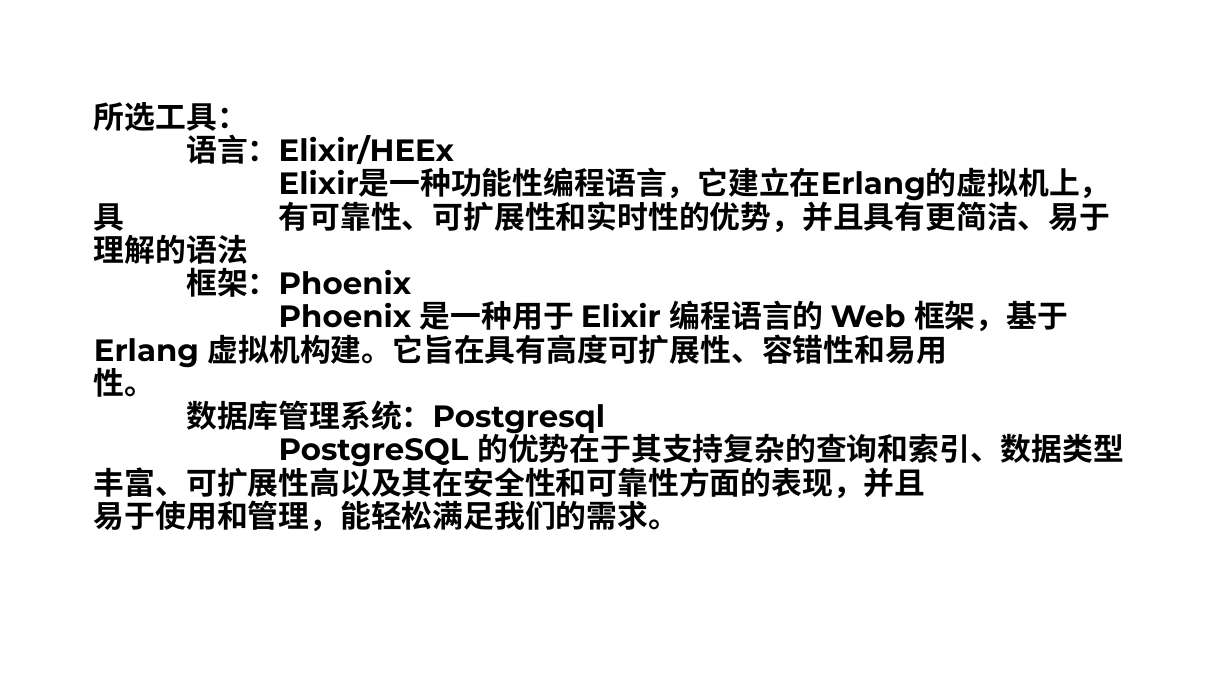
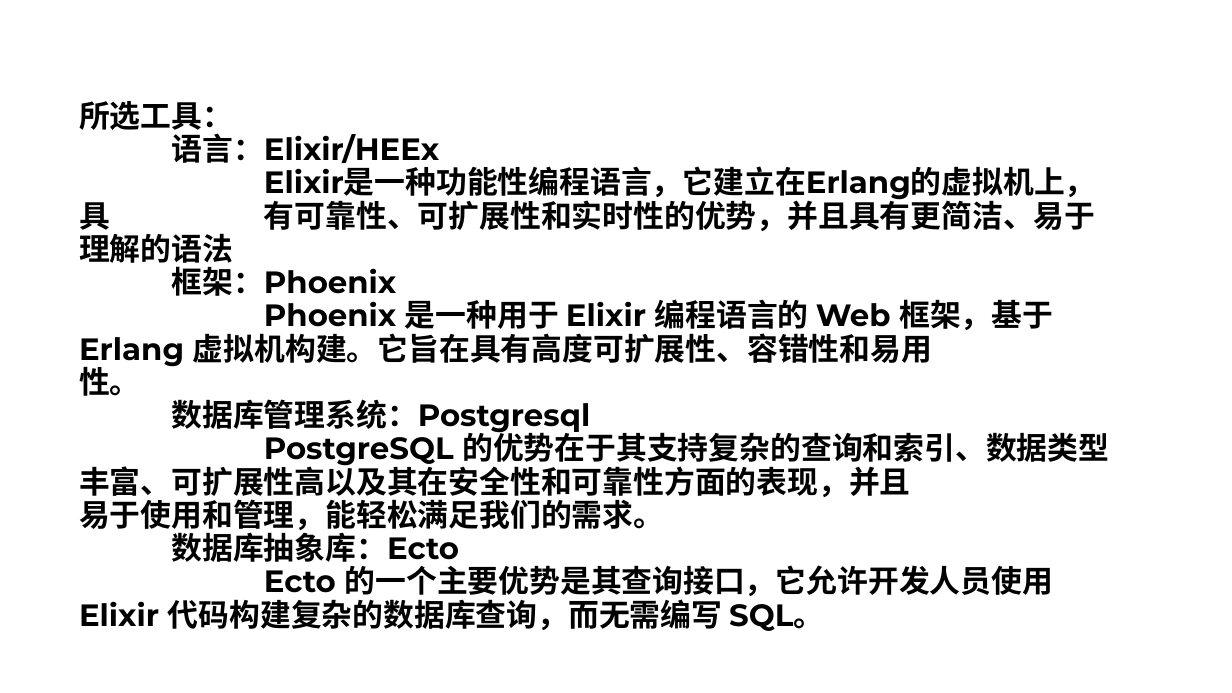
Before and after one commit to Finlifin/database_final, a slide deck: slide 2 of 数据库综合实验.pptx. Drawn at 1232x693 pixels with LibreOffice and Linux fonts; fonts in the diff are those of the drawing. Boxes give left, top, right and bottom in pixels: in the first picture for what was removed or moved away, otherwise in the second. Text is boxed around its words. In the diff, an @@ line names an element or a change of style, - is before the commit and + after.

```diff
--- a/数据库综合实验.pptx
+++ b/数据库综合实验.pptx
@@ title at [79, 101, 1109, 631]: text changed @@
-所选工具：
-语言：Elixir/HEEx
-Elixir是一种功能性编程语言，它建立在Erlang的虚拟机上，具 有可靠性、可扩展性和实时性的优势，并且具有更简洁、易于 理解的语法
-框架：Phoenix
-Phoenix 是一种用于 Elixir 编程语言的 Web 框架，基于 Erlang 虚拟机构建。它旨在具有高度可扩展性、容错性和易用 性。
-数据库管理系统：Postgresql
-PostgreSQL 的优势在于其支持复杂的查询和索引、数据类型 丰富、可扩展性高以及其在安全性和可靠性方面的表现，并且 易于使用和管理，能轻松满足我们的需求。
+所选工具：
+语言：Elixir/HEEx
+Elixir是一种功能性编程语言，它建立在Erlang的虚拟机上，具 有可靠性、可扩展性和实时性的优势，并且具有更简洁、易于 理解的语法
+框架：Phoenix
+Phoenix 是一种用于 Elixir 编程语言的 Web 框架，基于 Erlang 虚拟机构建。它旨在具有高度可扩展性、容错性和易用 性。
+数据库管理系统：Postgresql
+PostgreSQL 的优势在于其支持复杂的查询和索引、数据类型 丰富、可扩展性高以及其在安全性和可靠性方面的表现，并且 易于使用和管理，能轻松满足我们的需求。
+数据库抽象库：Ecto
+Ecto 的一个主要优势是其查询接口，它允许开发人员使用 Elixir 代码构建复杂的数据库查询，而无需编写 SQL。
```
Also in this commit, not shown: 1 other slide changed, 9 slides added, 5 other files.
